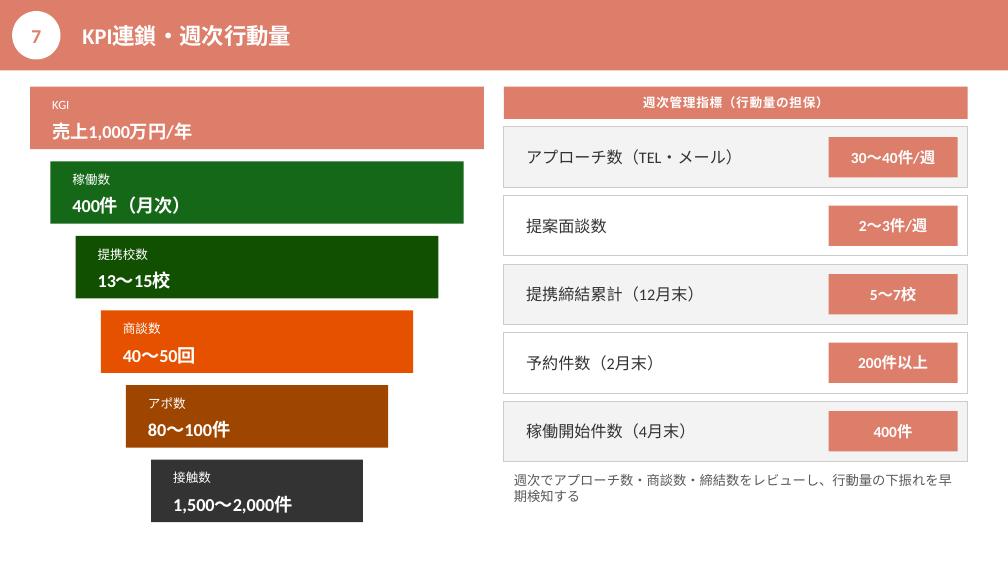
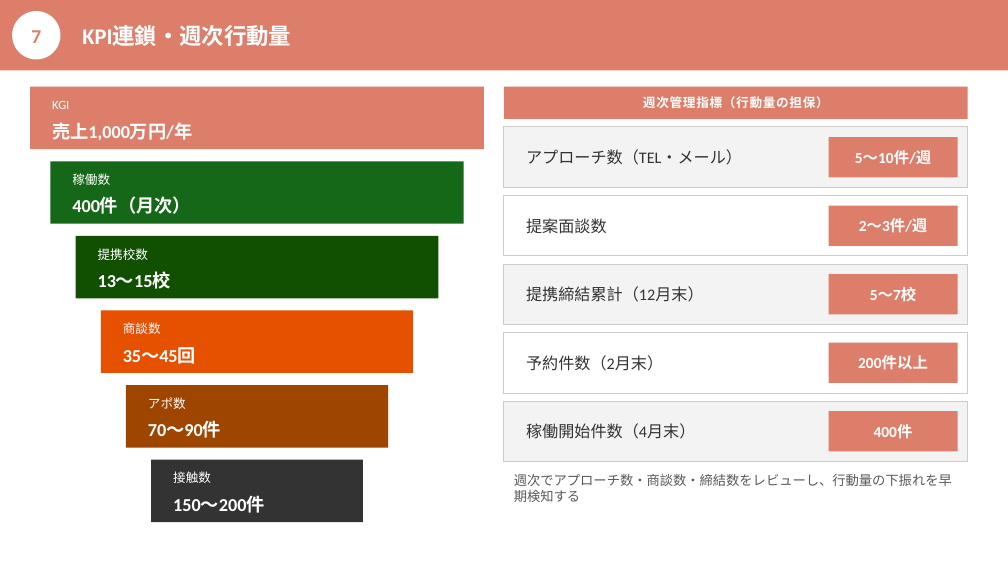
Before and after one commit to monomapblog-ui/sacure, a slide deck: slide 12 of 事業計画書_営業戦略プラン_v2.pptx. Drawn at 1008x567 pixels with LibreOffice and Linux fonts; fonts in the diff are those of the drawing. Boxes give left, top, right and bottom in pixels: in the first picture for what was removed or moved away, otherwise in the second. Text is boxed around its words. In the diff, an @@ line names an element or a change of style, - is before the commit and + after.

```diff
--- a/事業計画書_営業戦略プラン_v2.pptx
+++ b/事業計画書_営業戦略プラン_v2.pptx
@@ text at (855,150,931,165): text changed @@
-30〜40件/週
+5〜10件/週
@@ text at (123,347,196,364): text changed @@
-40〜50回
+35〜45回
@@ text at (148,421,221,438): text changed @@
-80〜100件
+70〜90件
@@ text at (173,496,265,513): text changed @@
-1,500〜2,000件
+150〜200件
```
Also in this commit, not shown: 2 other slides changed, 2 other files.
